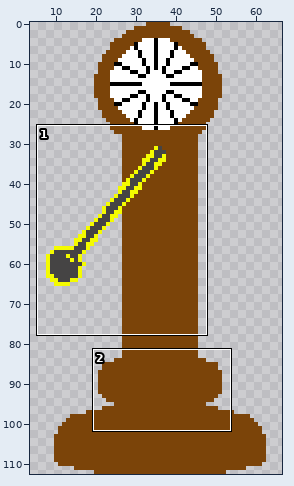
A pixel-art file gets an edit: graphics/baseball/clock.ase. Above: a wide view before the commit, with the close-up outlined.
Close-up. Before the edit:
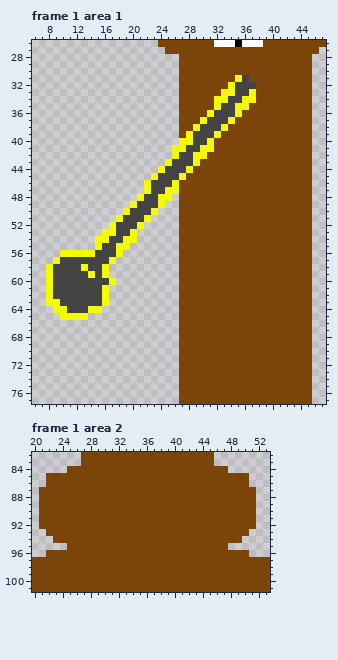
73x113 pixels, 10 frames. Shown: frame 1 area 1: x 6..47, y 26..77; frame 1 area 2: x 20..53, y 82..101. The wide view leaves out empty margins. The commit also changed other frames or places, which this record leaves out.
After:
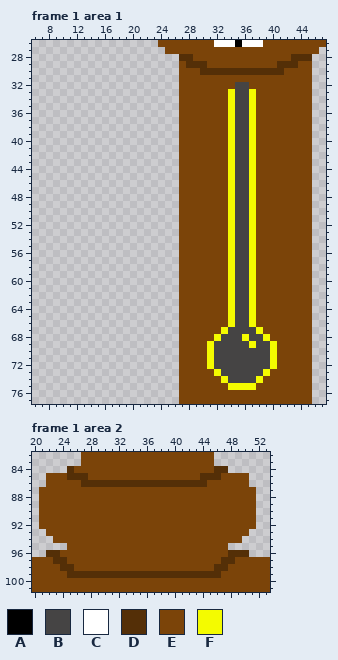
Palette (. is transparent): A #000000  B #454444  C #ffffff  D #542f07  E #7b4409  F #f4fb00
Changes in this commit:
Frame 1 area 1, layers "Layer 1", "Layer 2":
Colour E becomes colour B in row 36 at x 36; in rows 37 to 66 at x 35 to 36; in row 67 at x 34 to 37; in row 68 at x 33 to 35 and 37 to 38; in row 69 at x 32 to 36 and 38 to 39; in rows 70 to 72 at x 32 to 39.
Colour E becomes colour B in row 73 at x 33 to 38; in row 74 at x 34 to 37.
Colour F becomes colour B in row 34 at x 36; in row 35 at x 35 to 36; in row 36 at x 35.
Colour E becomes colour D in row 28 at x 27 to 28 and 43 to 45; in row 29 at x 28 to 30 and 41 to 43; in row 30 at x 30 to 41.
Colour B becomes colour E in row 31 at x 36; in row 32 at x 37; in row 35 at x 33; in row 36 at x 32 to 33; in row 37 at x 31 to 33; in row 38 at x 30 to 32.
Colour B becomes colour E in row 39 at x 29 to 31; in row 40 at x 29 to 30; in row 41 at x 28 to 29; in rows 42 to 43 at x 27 to 28; in row 44 at x 27.
Colour F becomes colour E in row 31 at x 35; in row 32 at x 34; in row 33 at x 33; in row 34 at x 32 to 33; in row 35 at x 32; in row 36 at x 31.
Colour F becomes colour E in row 37 at x 30; in row 38 at x 29 and 33; in row 39 at x 28 and 32; in row 40 at x 27 to 28 and 31; in row 41 at x 27 and 30 to 31; in row 42 at x 29 to 30.
Colour F becomes colour E in row 43 at x 29; in row 44 at x 28; in row 45 at x 27.
Colour B becomes colour F in rows 34 to 36 at x 34.
Colour E becomes colour F in rows 35 to 37 at x 37; in rows 38 to 66 at x 34 and 37; in row 67 at x 33 and 38; in row 68 at x 32, 36 and 39; in row 69 at x 31, 37 and 40; in rows 70 to 72 at x 31 and 40.
Colour E becomes colour F in row 73 at x 32 and 39; in row 74 at x 33 and 38; in row 75 at x 34 to 37.
Colour B is removed in row 43 at x 26; in row 44 at x 25 to 26; in row 45 at x 24 to 26; in row 46 at x 23 to 25; in row 47 at x 23 to 24; in row 48 at x 22 to 23.
Colour B is removed in row 49 at x 21 to 23; in row 50 at x 20 to 22; in row 51 at x 19 to 21; in row 52 at x 18 to 20; in row 53 at x 18 to 19; in row 54 at x 17 to 18.
Colour B is removed in row 55 at x 16 to 17; in row 56 at x 15 to 17; in row 57 at x 10 to 16; in row 58 at x 9 to 12 and 14 to 15; in row 59 at x 9 to 13 and 15; in row 60 at x 9 to 16.
Colour B is removed in rows 61 to 62 at x 9 to 15; in row 63 at x 10 to 15; in row 64 at x 11 to 13.
Colour F is removed in rows 41 to 42 at x 26; in row 43 at x 25; in row 44 at x 24; in row 45 at x 23; in row 46 at x 22 and 26; in row 47 at x 22 and 25 to 26.
Colour F is removed in row 48 at x 21 and 24 to 25; in row 49 at x 20 and 24; in row 50 at x 19 and 23; in row 51 at x 18 and 22; in row 52 at x 17 and 21; in row 53 at x 16 to 17 and 20.
Colour F is removed in row 54 at x 15 to 16 and 19 to 20; in row 55 at x 15 and 18 to 19; in row 56 at x 10 to 14 and 18; in row 57 at x 9 and 17; in row 58 at x 8, 13 and 16; in row 59 at x 8, 14 and 16.
Colour F is removed in row 60 at x 8 and 17; in rows 61 to 62 at x 8 and 16; in row 63 at x 8 to 9 and 16; in row 64 at x 9 to 10 and 14 to 15; in row 65 at x 10 to 13.
Frame 1 area 2, layer "Layer 2":
Colour E becomes colour D in row 84 at x 25 and 46 to 47; in row 85 at x 25 to 27 and 44 to 46; in row 86 at x 27 to 44; in row 96 at x 22 to 23 and 48 to 50; in row 97 at x 23 to 24 and 47 to 48; in row 98 at x 24 to 25 and 46 to 47.
Colour E becomes colour D in row 99 at x 25 to 46.
Pixel boxes of the changes (left, top, right, bottom) in both close-ups:
changed: (46, 54, 312, 390)
changed: (67, 466, 228, 487)
changed: (46, 550, 249, 578)
